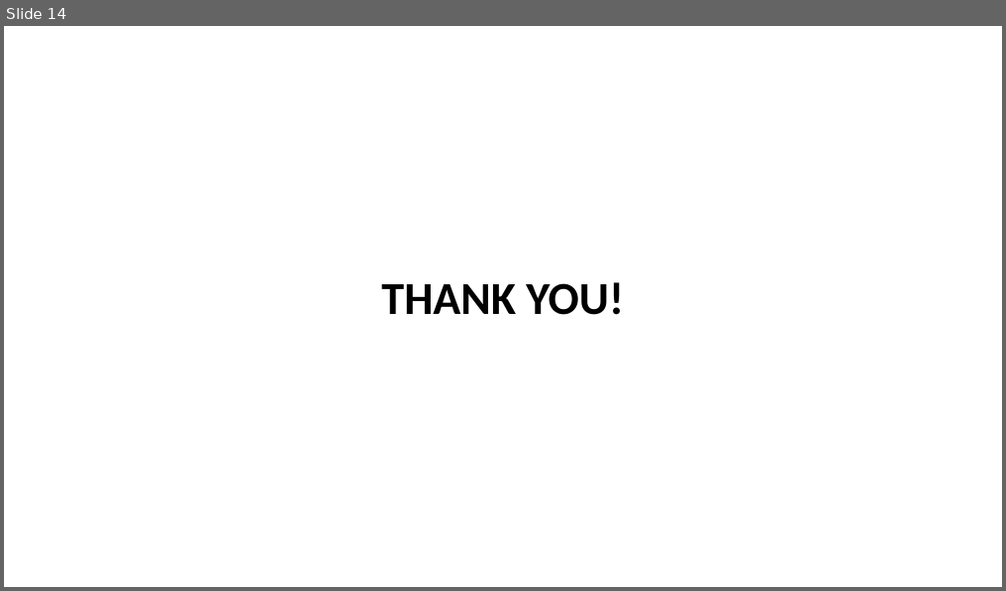
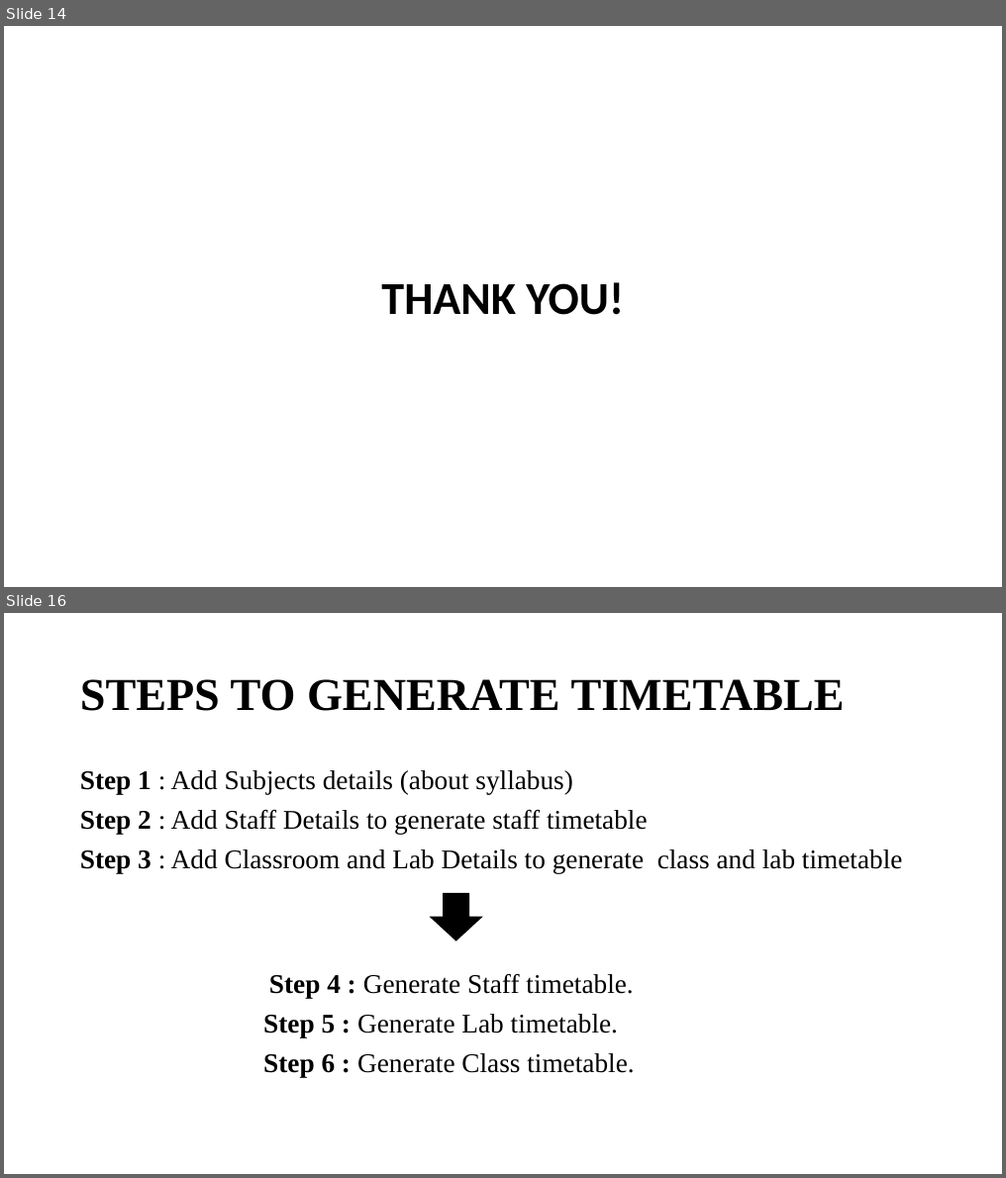
Before and after one commit to MSPVLPolytechnicCollege/Academic-Planner, a slide deck: review I.pptx. Shown one above the other, each under a label of ours: slide 14 before the commit, slides 14 and 16 after it; the slides between them are not shown. The pictures are 1006x591 and 1006x1178 pixels, drawn with LibreOffice and Linux fonts; fonts in the diff are those of the drawing. Boxes give left, top, right and bottom in pixels: in the first picture for what was removed or moved away, otherwise in the second. Text is boxed around its words. In the diff, an @@ line names an element or a change of style, - is before the commit and + after.

```diff
--- a/review I.pptx
+++ b/review I.pptx
@@ slide 16 added at (4,613,1002,1174), background #FFFFFF @@
@@ title added at (80,679,845,711), 44 pt, text #000000, bold @@
+STEPS TO GENERATE TIMETABLE
@@ text added at (80,770,902,1078), 26 pt, text #000000 @@
+Step 1 : Add Subjects details (about syllabus)
+Step 2 : Add Staff Details to generate staff timetable
+Step 3 : Add Classroom and Lab Details to generate class and lab timetable
+Step 4 : Generate Staff timetable.
+Step 5 : Generate Lab timetable.
+Step 6 : Generate Class timetable.
@@ right arrow added at (431,893,482,941), fill #000000, outline #000000 1 pt @@
```
Also in this commit, not shown: 1 slide changed, 13 other slides added, 1 slide removed.
